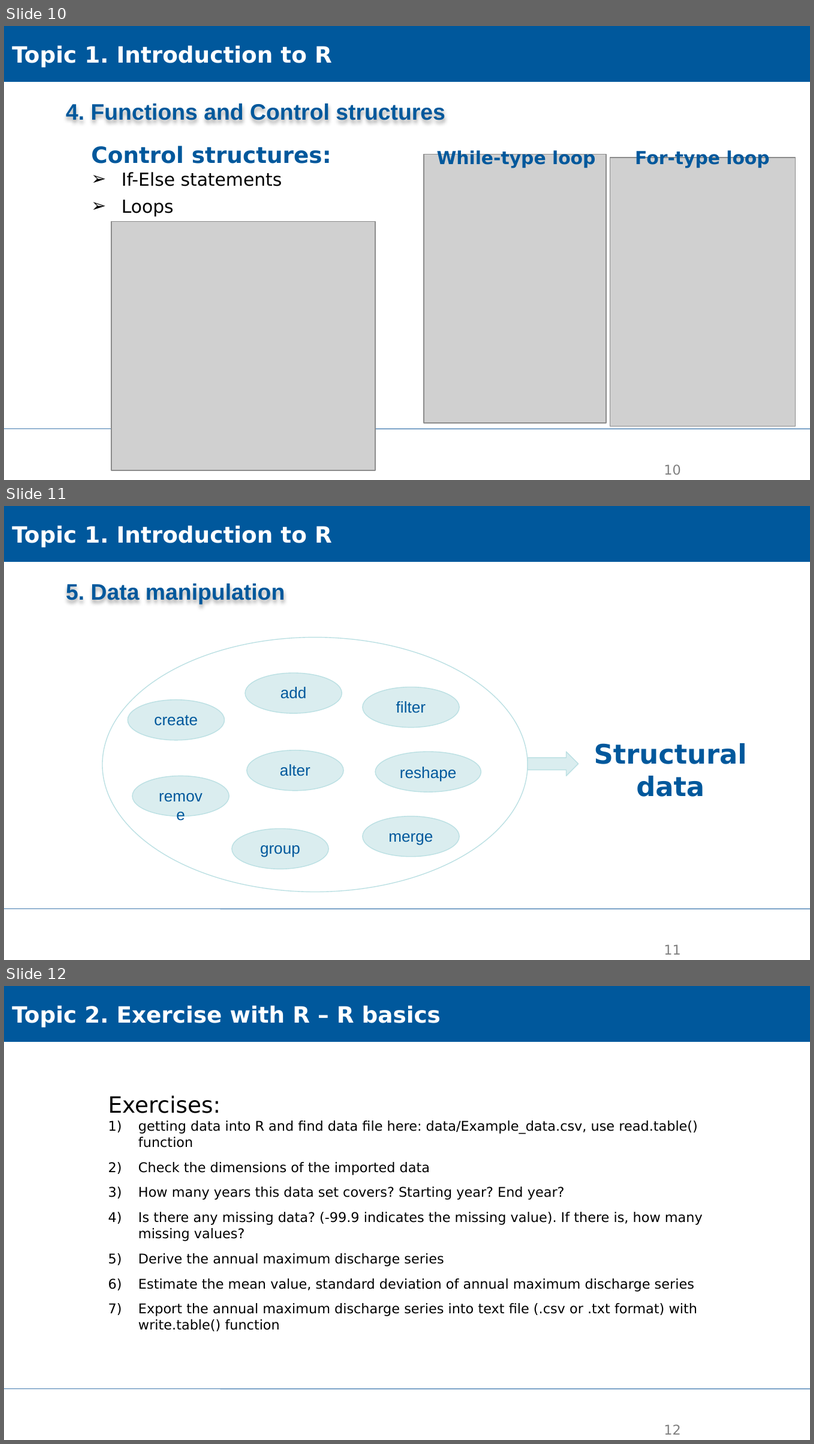
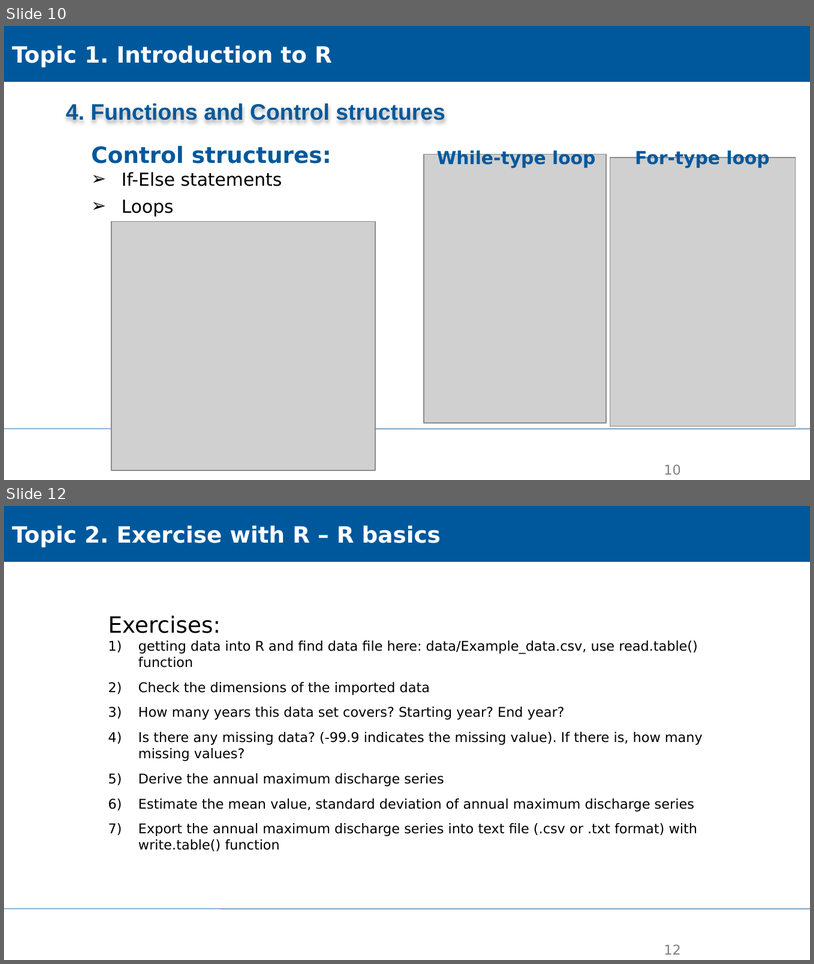
Before and after one commit to XiaoxiangGuanGFZ/FloodRiskSeminar, a slide deck: slides/FRS_exercise_R.pptx. Shown one above the other, each under a label of ours: slides 10, 11 and 12 before the commit, slides 10 and 12 after it; the slides between them are not shown. The pictures are 814x1444 and 814x964 pixels, drawn with LibreOffice and Linux fonts; fonts in the diff are those of the drawing; grey boxes stand for pictures; background and template pictures are left out. Boxes give left, top, right and bottom in pixels: in the first picture for what was removed or moved away, otherwise in the second. Text is boxed around its words. In the diff, an @@ line names an element or a change of style, - is before the commit and + after.

```diff
--- a/slides/FRS_exercise_R.pptx
+++ b/slides/FRS_exercise_R.pptx
@@ slide 11 removed at bbox=[4, 506, 810, 960], background #FFFFFF; not listed: 1 template element that a slide beside it also shows @@
@@ rectangle removed at bbox=[4, 506, 810, 562] @@
-Topic 1. Introduction to R
@@ text removed at bbox=[66, 582, 285, 604] @@
-5. Data manipulation
@@ ellipse removed at bbox=[102, 637, 528, 891] @@
@@ ellipse removed at bbox=[245, 673, 342, 713] @@
-add
@@ ellipse removed at bbox=[128, 700, 225, 740] @@
-create
@@ ellipse removed at bbox=[363, 687, 459, 727] @@
-filter
@@ ellipse removed at bbox=[247, 750, 344, 790] @@
-alter
@@ ellipse removed at bbox=[376, 751, 482, 792] @@
-reshape
@@ right arrow removed at bbox=[528, 751, 579, 775] @@
@@ text removed at bbox=[594, 743, 747, 796] @@
-Structural data
@@ ellipse removed at bbox=[132, 775, 229, 816] @@
-remove
@@ ellipse removed at bbox=[232, 829, 329, 869] @@
-group
@@ ellipse removed at bbox=[363, 816, 459, 856] @@
-merge
@@ page number removed at bbox=[664, 945, 681, 954] @@
-11
```
Also in this commit, not shown: 6 slides added.
